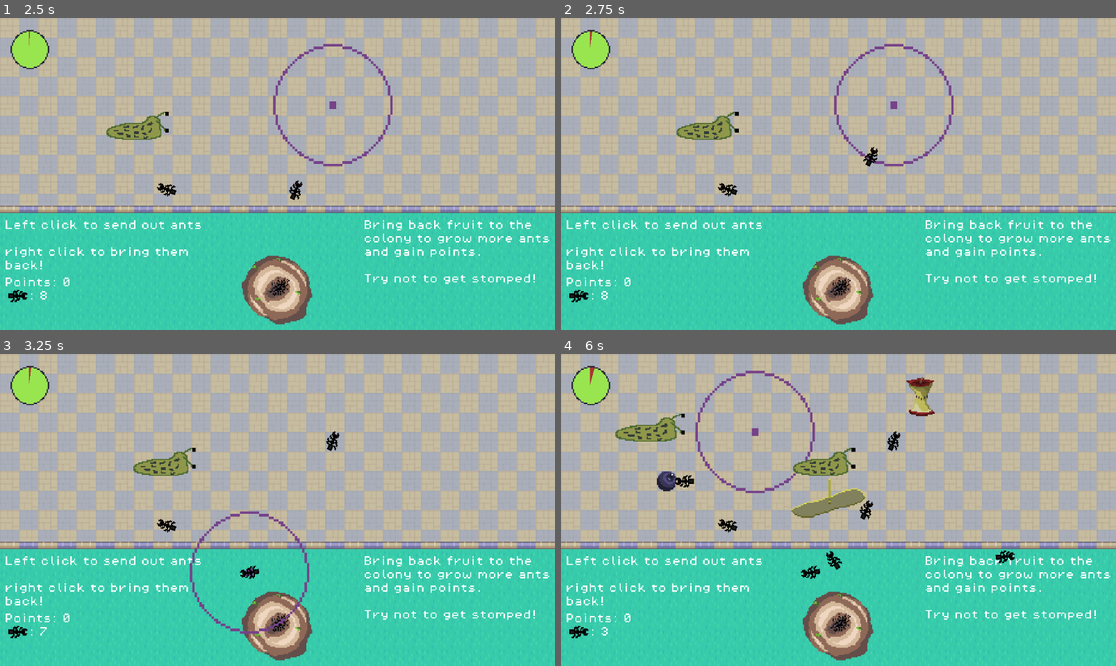
Above: before the commit, frames 1-4 (two rows, left to right).
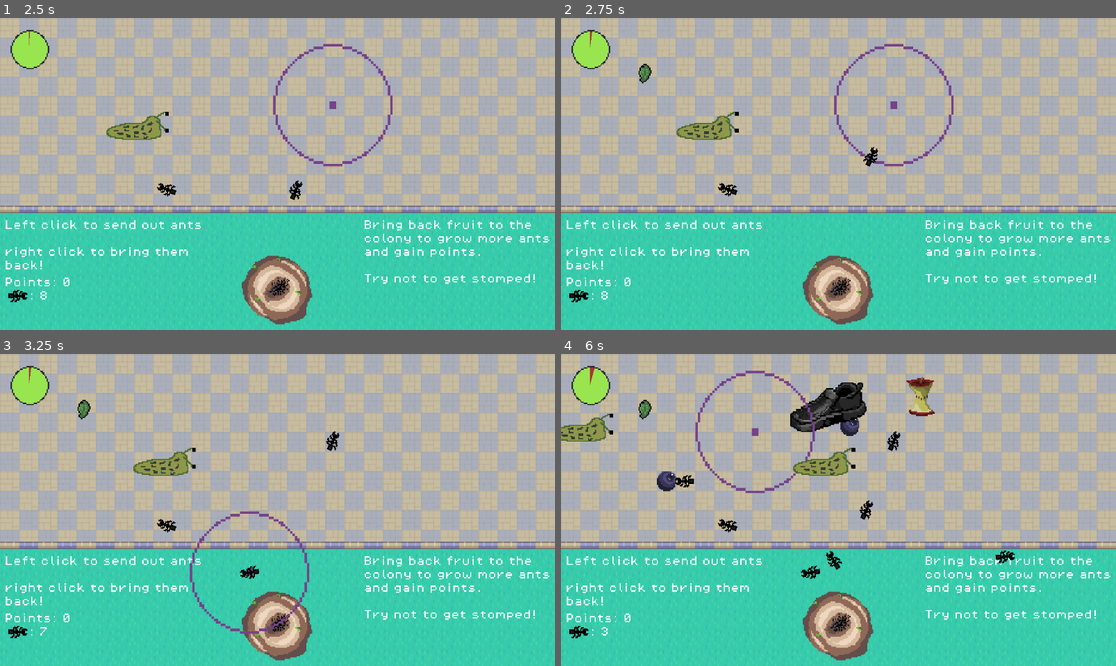
Above: after the commit, the same moments.

Repository: kiankiko9999/KDS-Ants
Game: Godot game, scene res://Scenes/MainMenu.tscn
Two runs of this game, one before a commit and one after it. Both use one fixed random seed, a clock stepped at 60 frames per second and the inputs below. Sound files missing from this copy of the repository are replaced by a short silence.
Inputs (mouse positions are in pixels of both pictures, inside the frame that each line leads up to):
- Up to frame 1 (2.5 s): tap Enter at 0.5, 1.25, 2 s; move the mouse to (144, 227) at 0.52 s; click (144, 227) at 0.67 s; move the mouse to (166, 189) at 1.27 s; click (166, 189) at 1.42 s; move the mouse to (333, 105) at 2.02 s; click (333, 105) at 2.17 s
- Up to frame 2 (2.75 s): no input
- Up to frame 3 (3.25 s): tap Enter at 2.75 s; move the mouse to (249, 572) at 2.77 s; click (249, 572) at 2.92 s
- Up to frame 4 (6 s): tap Enter at 3.5, 4.25 s; move the mouse to (1005, 556) at 3.52 s; click (1005, 556) at 3.67 s; move the mouse to (672, 463) at 4.27 s; click (672, 463) at 4.42 s; move the mouse to (866, 510) at 5.02 s; click (866, 510) at 5.17 s; move the mouse to (755, 432) at 5.77 s; click (755, 432) at 5.92 s

Frame 1 is identical in both runs. In frame 2, 0.1% of the frame differs, in the area x 13-17%, y 14-21%; in frame 3, 0.1%; in frame 4, 3.4%, in the area x 0-56%, y 9-53%.

Commit message:
Leaf added

Diff:
--- a/kds-project-1/Scenes/game_controller.tscn
+++ b/kds-project-1/Scenes/game_controller.tscn
@@ -7,6 +7,7 @@
 [ext_resource type="PackedScene" uid="uid://cgvx8mcv84tpc" path="res://Scenes/Apple.tscn" id="5_k0qbb"]
 [ext_resource type="PackedScene" uid="uid://hlle17lugwsm" path="res://Scenes/Radioactive Liquid.tscn" id="6_k0qbb"]
 [ext_resource type="PackedScene" uid="uid://dcpa1ri03l7kl" path="res://Scenes/Sluggy.tscn" id="7_27abl"]
+[ext_resource type="PackedScene" uid="uid://cyxiew6gac4v6" path="res://Scenes/leaf.tscn" id="8_6nxga"]
 
 [node name="Node2D" type="Node2D" unique_id=2005130439]
 script = ExtResource("1_nqxm2")
@@ -16,6 +17,7 @@
 appleCore = ExtResource("5_k0qbb")
 radioactiveLiquid = ExtResource("6_k0qbb")
 sluggy = ExtResource("7_27abl")
+leaf = ExtResource("8_6nxga")
 linearTimeToDoubleDifficulty_InSeconds = 30.0
 
 [node name="Timer" type="Timer" parent="." unique_id=782326902]
--- /dev/null
+++ b/kds-project-1/Scenes/leaf.tscn
@@ -0,0 +1,25 @@
+[gd_scene format=3 uid="uid://cyxiew6gac4v6"]
+
+[ext_resource type="Script" uid="uid://b72221n5063w" path="res://Scripts/Fruit.gd" id="1_1uw8j"]
+[ext_resource type="Texture2D" uid="uid://dnivpj6qded8o" path="res://Assets/Sprites/Leaf.png" id="2_k30ml"]
+[ext_resource type="AudioStream" uid="uid://qu6qoqulm3yo" path="res://Assets/Audio/collect2_ArcadeSoundFXPreviews_DanielJohnston.wav" id="3_k30ml"]
+
+[sub_resource type="CircleShape2D" id="CircleShape2D_otkxt"]
+radius = 9.0
+
+[node name="Area2D" type="Area2D" unique_id=1214159361]
+script = ExtResource("1_1uw8j")
+weight = 1
+ants_to_spawn = 1
+attach_radius = 10.0
+
+[node name="Sprite2D" type="Sprite2D" parent="." unique_id=1619974191]
+texture = ExtResource("2_k30ml")
+
+[node name="CollisionShape2D" type="CollisionShape2D" parent="." unique_id=2117613130]
+shape = SubResource("CircleShape2D_otkxt")
+
+[node name="FruitPickupAudio" type="AudioStreamPlayer" parent="." unique_id=2072463250]
+stream = ExtResource("3_k30ml")
+
+[connection signal="body_entered" from="." to="." method="_on_body_entered"]
--- a/kds-project-1/Scripts/game_controller.gd
+++ b/kds-project-1/Scripts/game_controller.gd
@@ -6,6 +6,7 @@
 @export var appleCore: PackedScene
 @export var radioactiveLiquid: PackedScene
 @export var sluggy: PackedScene
+@export var leaf: PackedScene
 
 
 @export var gameOn = true
@@ -16,6 +17,7 @@
 @export var blueberrySpawnRate = 0.2
 @export var radioactiveLiquidSpawnRate = 0.2
 @export var sluggySpawnRate = 0.1
+@export var leafSpawnRate = .3
 
 @onready var spawnTimer = $Timer
 
@@ -36,6 +38,8 @@
 		spawnRadioactiveLiquid()
 	if gameOn and randf() < sluggySpawnRate:
 		spawnSluggy()
+	if gameOn and randf() < leafSpawnRate:
+		spawnLeaf()
 
 func spawnShoe():
 	#print("It Works")
@@ -75,3 +79,10 @@
 	var rand_y = randf_range(-240, -112)
 	instanceSluggy.position = Vector2(0, rand_y)
 	add_child(instanceSluggy)
+
+func spawnLeaf():
+	var instanceLeaf = leaf.instantiate()
+	var rand_x = randf_range(16, 448)
+	var rand_y = randf_range(-240, -112)
+	instanceLeaf.position = Vector2(rand_x, rand_y)
+	add_child(instanceLeaf)
